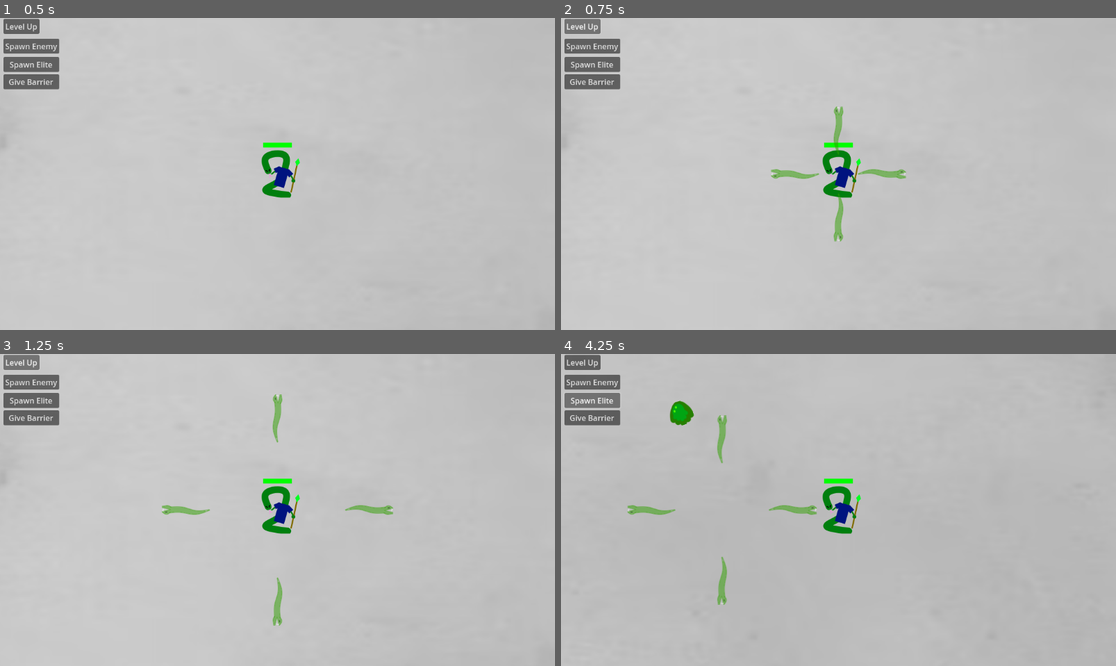
Above: before the commit, frames 1-4 (two rows, left to right).
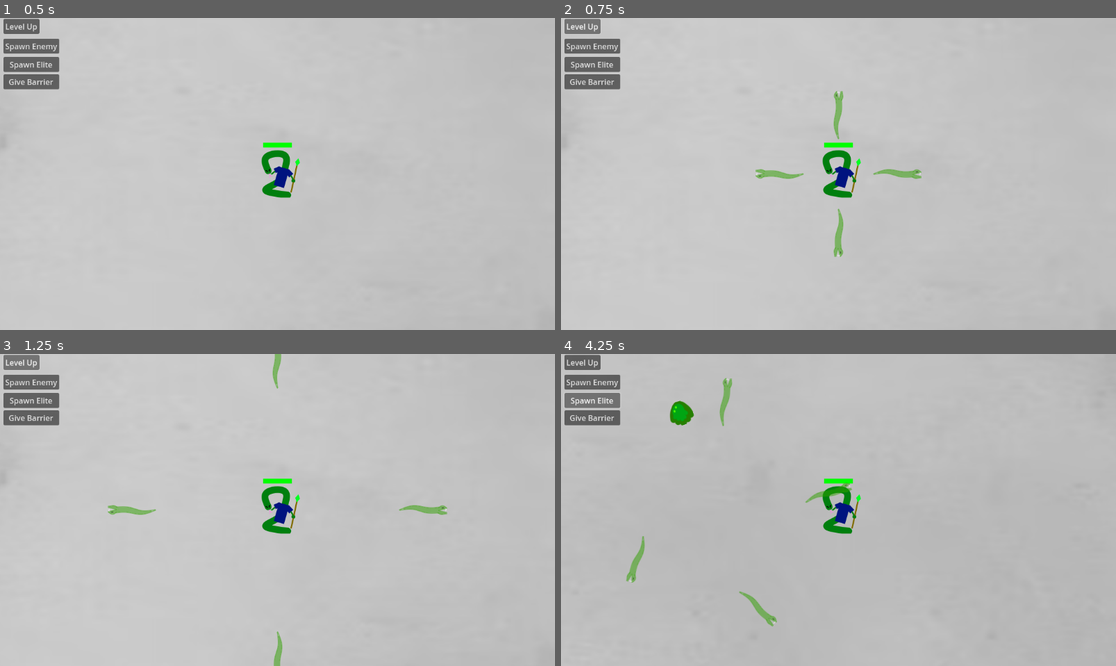
Above: after the commit, the same moments.

Repository: il-Gallone/arcade-rpg
Game: Godot game, scene res://Scenes/test_scene.tscn
The game is run twice, just before and just after one commit, with the same random seed, the same clock (stepped at 60 frames per second) and the same inputs.
Inputs:
- Up to frame 1 (0.5 s): no input
- Up to frame 2 (0.75 s): click "Level Up" at 0.5 s
- Up to frame 3 (1.25 s): no input
- Up to frame 4 (4.25 s): click "Spawn Elite" at 1.25 s; hold D (right) 2.03-2.78 s; hold S (down) 2.78-3.53 s; hold D (right) from 3.53 s (still down)

Frame 1 is identical in both runs. In frame 2, 0.8% of the frame differs, in the area x 35-65%, y 23-77%; in frame 3, 1.2%; in frame 4, 1.2%, in the area x 11-53%, y 7-88%.

Commit message:
Improved Snake Targeting

Diff:
--- a/Scenes/Prefabs/Projectiles/snake_bind_proj.tscn
+++ b/Scenes/Prefabs/Projectiles/snake_bind_proj.tscn
@@ -14,10 +14,10 @@
 collision_mask = 2
 script = ExtResource("1_jevid")
 delayedBuff = ExtResource("2_yap8g")
-duration = 6.0
+duration = 0.8
 damage = 2.0
 buff = ExtResource("3_0b33c")
-speed = 200.0
+speed = 360.0
 metadata/_custom_type_script = "uid://dpeo4gwq115o8"
 
 [node name="Sprite2D" type="Sprite2D" parent="."]
--- a/Scripts/Projectiles/SnakeBindProj.gd
+++ b/Scripts/Projectiles/SnakeBindProj.gd
@@ -2,8 +2,24 @@
 
 @export var delayedBuff: Resource
 
+@export var rotationSpeed = PI/5
+
 func _ready() -> void:
 	movementDir = Vector2.RIGHT.rotated(rotation)
+
+func _process(delta: float) -> void:
+	var closestTarget = null
+	for i in GameManager.Enemies.size():
+		if closestTarget == null:
+			closestTarget = GameManager.Enemies[i]
+		else:
+			if position.distance_to(closestTarget.position) >= position.distance_to(GameManager.Enemies[i].position):
+				closestTarget = GameManager.Enemies[i]
+	if closestTarget != null:
+		var targetAngle = position.angle_to(closestTarget.position)
+		rotation = lerp(rotation, targetAngle, rotationSpeed * delta)
+		movementDir = Vector2.RIGHT.rotated(rotation)
+
 
 
 
